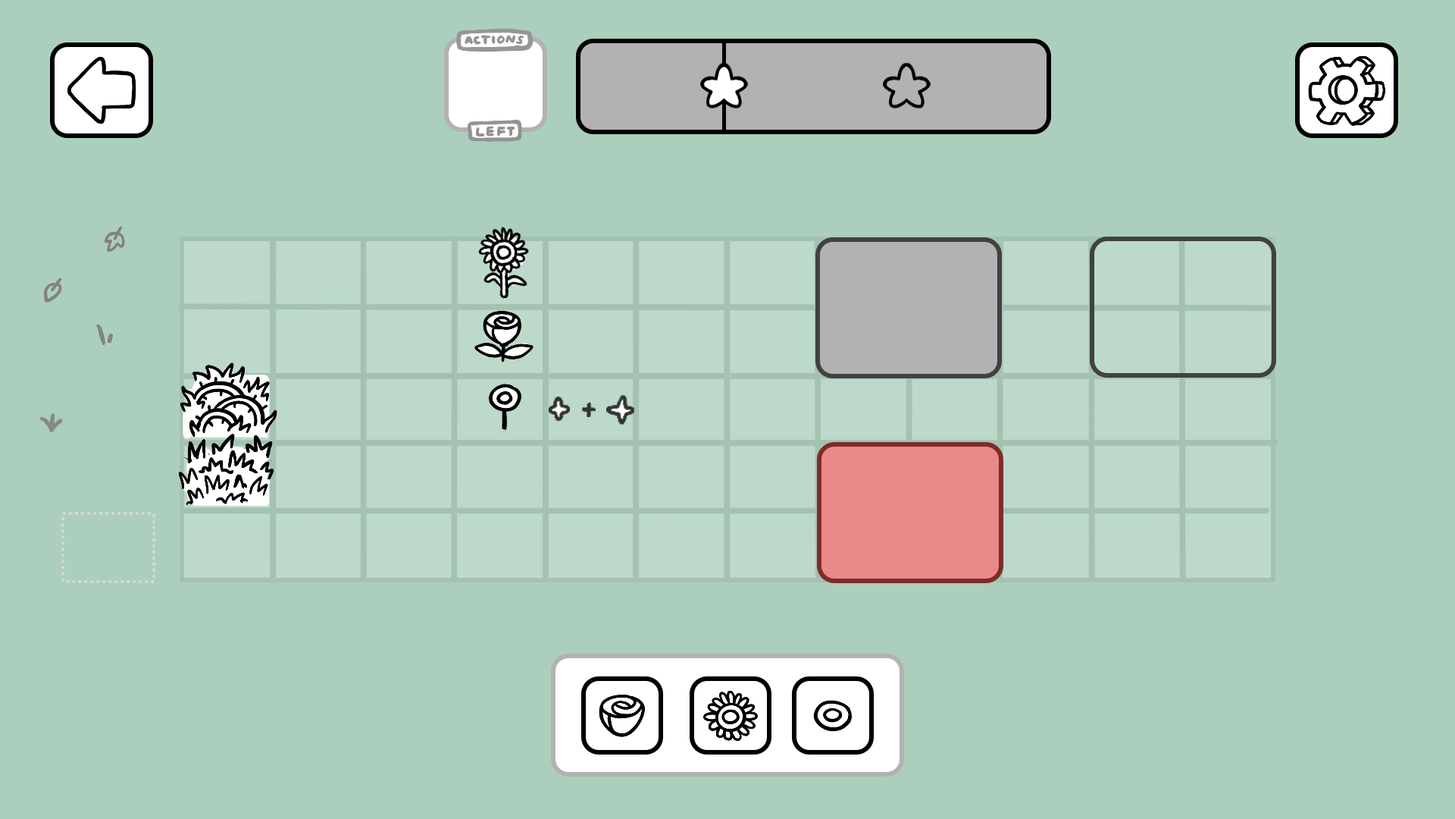
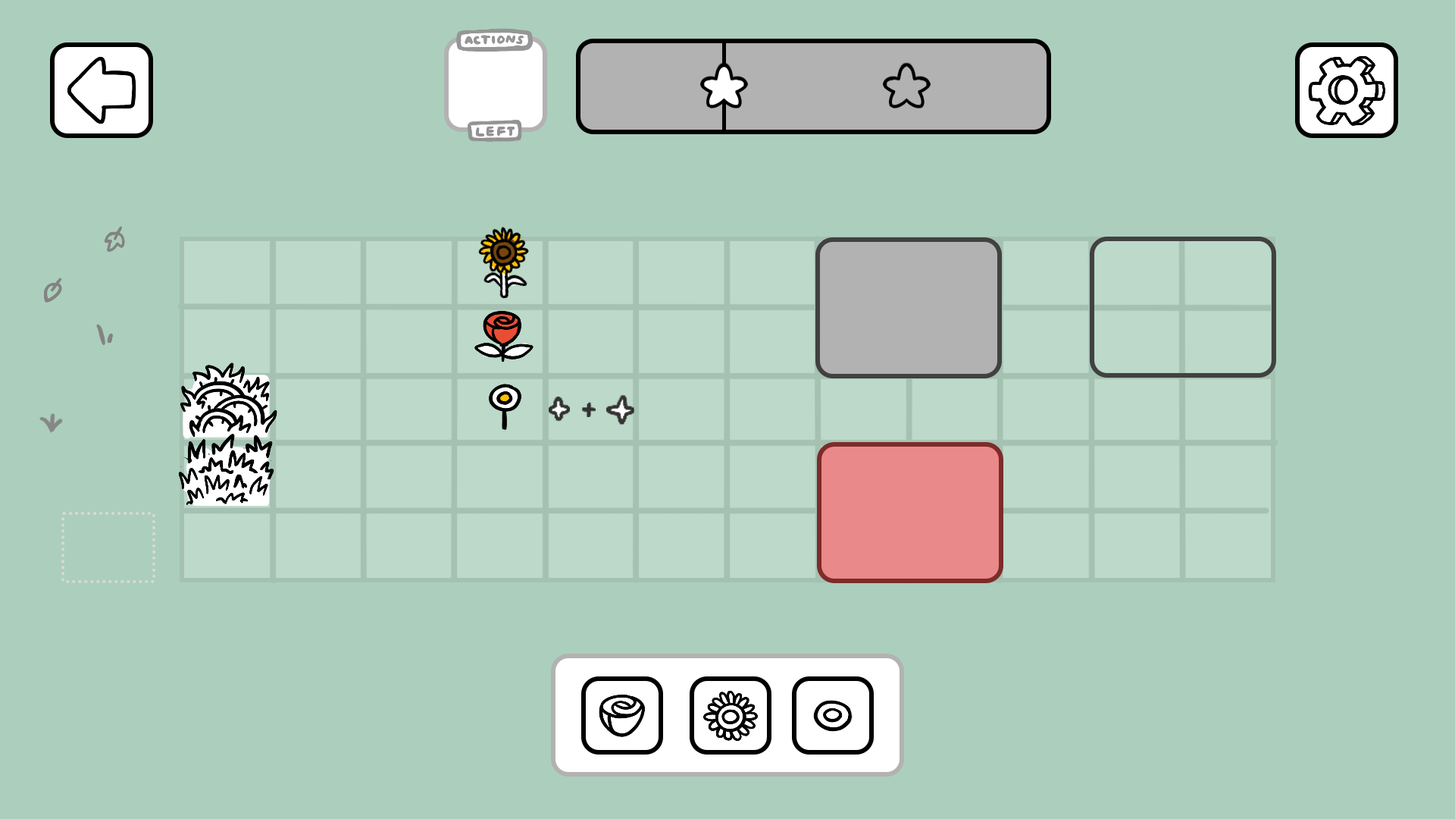
The second w=1455, h=819 image is a revision of the first. Changes to its layers:
painted on "Ebene 56" over [500, 394, 510, 402]
painted on "Ebene 65" over [480, 231, 530, 280]
painted on "Ebene 61" over [485, 313, 520, 345]
